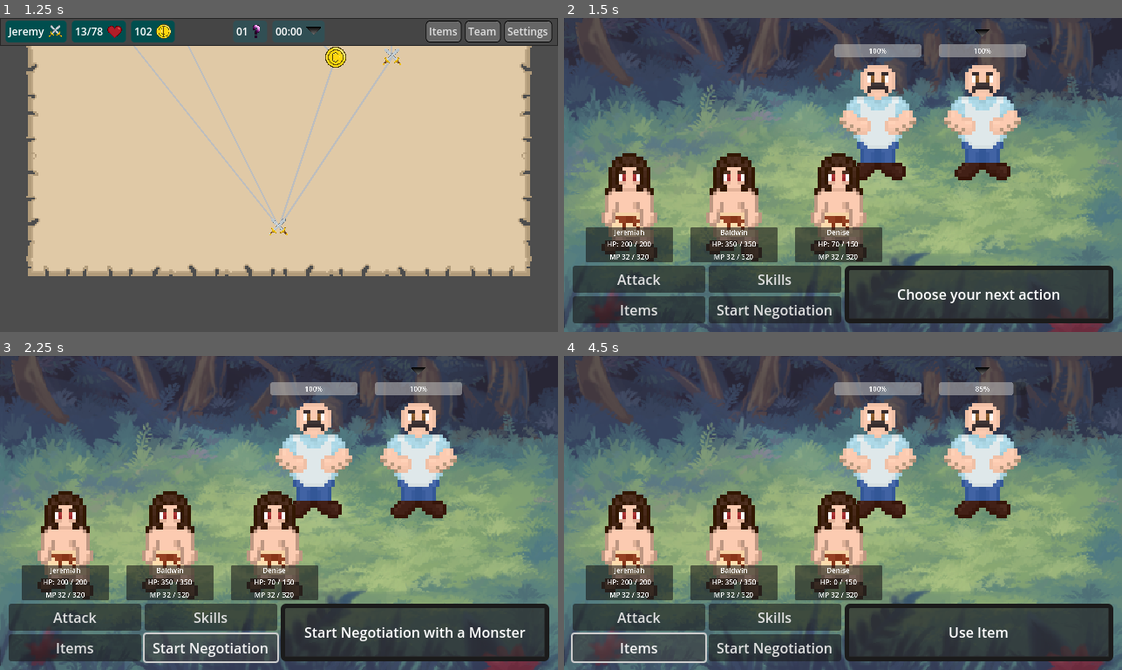
Above: before the commit, frames 1-4 (two rows, left to right).
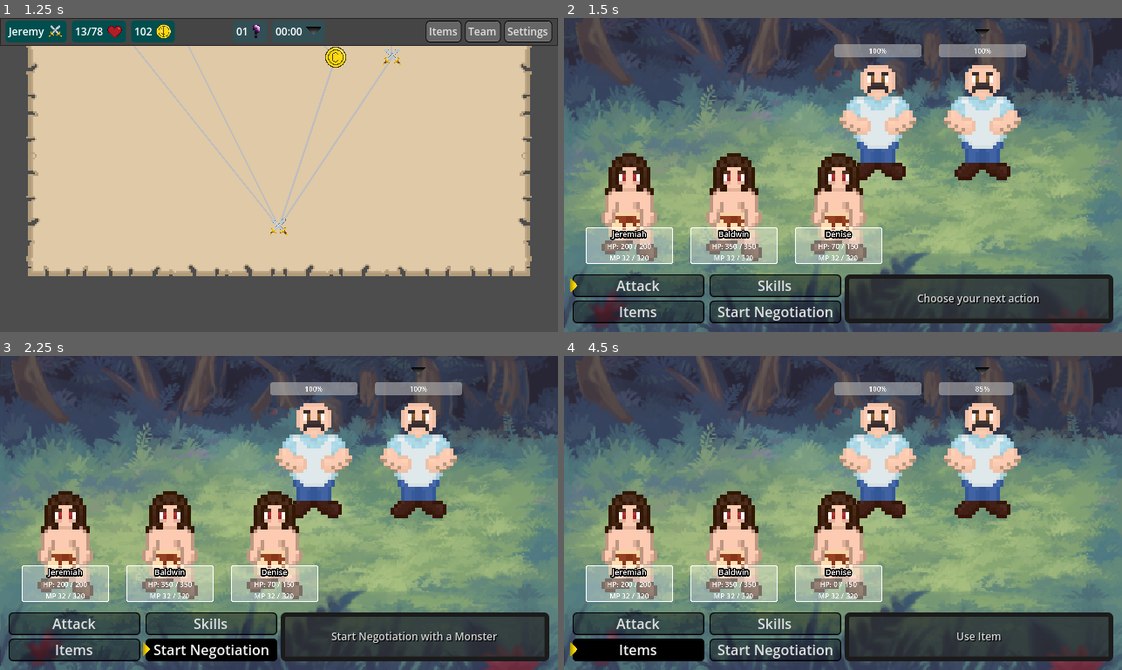
Above: after the commit, the same moments.

Repository: Willi-bot/GameProject
Game: Godot game, scene res://scenes/main_menu/main_menu.tscn
Same seed, same stepped clock (60 frames per second), same inputs: the game is played once before the commit and once after it.
Inputs (mouse positions are in pixels of both pictures, inside the frame that each line leads up to):
- Up to frame 1 (1.25 s): click "New Game" at 0.5 s
- Up to frame 2 (1.5 s): click (954, 55) at 1.27 s
- Up to frame 3 (2.25 s): click "Start Negotiation" at 2 s
- Up to frame 4 (4.5 s): click "Start Negotiation" at 2.75 s; click "Attack" at 3.5 s; click "Items" at 4.25 s

Frame 1 is identical in both runs. In frame 2, 12% of the frame differs, in the area x 1-99%, y 66-98%; in frame 3, 14%; in frame 4, 13%.
Error in both runs: Invalid assignment of property or key 'visible' with value of type 'bool' on a base object of type 'null instance'. (res://scenes/main_menu/main_menu.gd:10)

Commit message:
extend battle theme, ad select cursor

Diff:
--- a/gameproject/scenes/battle/BattleTheme.tres
+++ b/gameproject/scenes/battle/BattleTheme.tres
@@ -1,3 +1,45 @@
-[gd_resource type="Theme" format=3 uid="uid://b7xxgdb6l1oo8"]
+[gd_resource type="Theme" load_steps=4 format=3 uid="uid://b7xxgdb6l1oo8"]
+
+[sub_resource type="StyleBoxFlat" id="StyleBoxFlat_jxmxu"]
+bg_color = Color(0, 0, 0, 1)
+border_width_left = 1
+border_width_top = 1
+border_width_right = 1
+border_width_bottom = 1
+border_color = Color(0, 0, 0, 1)
+corner_radius_top_left = 4
+corner_radius_top_right = 4
+corner_radius_bottom_right = 4
+corner_radius_bottom_left = 4
+
+[sub_resource type="StyleBoxFlat" id="StyleBoxFlat_7qakj"]
+bg_color = Color(0, 0, 0, 0.588235)
+border_width_left = 1
+border_width_top = 1
+border_width_right = 1
+border_width_bottom = 1
+border_color = Color(0, 0, 0, 1)
+corner_radius_top_left = 4
+corner_radius_top_right = 4
+corner_radius_bottom_right = 4
+corner_radius_bottom_left = 4
+
+[sub_resource type="StyleBoxFlat" id="StyleBoxFlat_774t7"]
+bg_color = Color(0, 0, 0, 0.392157)
+border_width_left = 1
+border_width_top = 1
+border_width_right = 1
+border_width_bottom = 1
+border_color = Color(0, 0, 0, 1)
+corner_radius_top_left = 4
+corner_radius_top_right = 4
+corner_radius_bottom_right = 4
+corner_radius_bottom_left = 4
 
 [resource]
+Button/styles/focus = SubResource("StyleBoxFlat_jxmxu")
+Button/styles/hover = SubResource("StyleBoxFlat_7qakj")
+Button/styles/normal = SubResource("StyleBoxFlat_774t7")
+Label/colors/font_color = Color(0.821789, 0.821789, 0.821789, 1)
+Label/colors/font_shadow_color = Color(0, 0, 0, 0.843137)
+Label/font_sizes/font_size = 12
--- a/gameproject/scenes/battle/battle.tscn
+++ b/gameproject/scenes/battle/battle.tscn
@@ -1,9 +1,10 @@
-[gd_scene load_steps=7 format=3 uid="uid://ddcqmwgt0m5rv"]
+[gd_scene load_steps=8 format=3 uid="uid://ddcqmwgt0m5rv"]
 
 [ext_resource type="Script" path="res://scenes/battle/battle_manager.gd" id="1_a8f3l"]
 [ext_resource type="Theme" uid="uid://b7xxgdb6l1oo8" path="res://scenes/battle/BattleTheme.tres" id="2_7y84o"]
 [ext_resource type="Texture2D" uid="uid://w1gybd0e0wt7" path="res://imgs/Background.png" id="2_ygs6r"]
 [ext_resource type="Texture2D" uid="uid://c16f4sj5ycduf" path="res://imgs/target_icon.png" id="3_gv6ij"]
+[ext_resource type="Texture2D" uid="uid://bc6lonn54lwe7" path="res://imgs/select_cursor.png" id="4_70km2"]
 
 [sub_resource type="StyleBoxTexture" id="StyleBoxTexture_6e2ut"]
 texture = ExtResource("2_ygs6r")
@@ -39,6 +40,14 @@
 theme = ExtResource("2_7y84o")
 theme_override_styles/panel = SubResource("StyleBoxTexture_6e2ut")
 
+[node name="SelectIcon" type="TextureRect" parent="."]
+layout_mode = 1
+offset_right = 40.0
+offset_bottom = 40.0
+scale = Vector2(0.5, 0.5)
+texture = ExtResource("4_70km2")
+stretch_mode = 3
+
 [node name="TargetIcon" type="TextureRect" parent="."]
 z_index = 1
 layout_mode = 0
@@ -65,6 +74,7 @@
 [node name="ButtonBox" type="HBoxContainer" parent="MenuBox"]
 layout_mode = 2
 size_flags_horizontal = 3
+theme_override_constants/separation = 6
 
 [node name="LeftSide" type="VBoxContainer" parent="MenuBox/ButtonBox"]
 layout_mode = 2
@@ -73,11 +83,13 @@
 [node name="AttackButton" type="Button" parent="MenuBox/ButtonBox/LeftSide"]
 layout_mode = 2
 size_flags_vertical = 3
+theme = ExtResource("2_7y84o")
 text = "Attack"
 
 [node name="ItemButton" type="Button" parent="MenuBox/ButtonBox/LeftSide"]
 layout_mode = 2
 size_flags_vertical = 3
+theme = ExtResource("2_7y84o")
 text = "Items"
 
 [node name="RightSide" type="VBoxContainer" parent="MenuBox/ButtonBox"]
@@ -87,11 +99,13 @@
 [node name="SkillButton" type="Button" parent="MenuBox/ButtonBox/RightSide"]
 layout_mode = 2
 size_flags_vertical = 3
+theme = ExtResource("2_7y84o")
 text = "Skills"
 
 [node name="NegButton" type="Button" parent="MenuBox/ButtonBox/RightSide"]
 layout_mode = 2
 size_flags_vertical = 3
+theme = ExtResource("2_7y84o")
 text = "Start Negotiation"
 
 [node name="PanelContainer" type="PanelContainer" parent="MenuBox"]
@@ -102,6 +116,7 @@
 [node name="InfoText" type="Label" parent="MenuBox/PanelContainer"]
 layout_mode = 2
 size_flags_horizontal = 6
+theme = ExtResource("2_7y84o")
 text = "Choose your next action"
 
 [connection signal="mouse_entered" from="MenuBox/ButtonBox/LeftSide/AttackButton" to="." method="_on_attack_button_mouse_entered"]
--- a/gameproject/scenes/battle/battle_manager.gd
+++ b/gameproject/scenes/battle/battle_manager.gd
@@ -1,5 +1,7 @@
 extends Control
 
+@onready var menu_box: HBoxContainer = $MenuBox
+@onready var button_box: HBoxContainer = $MenuBox/ButtonBox
 @onready var attack_button : Button = $MenuBox/ButtonBox/LeftSide/AttackButton
 @onready var skill_button : Button = $MenuBox/ButtonBox/RightSide/SkillButton
 @onready var item_button : Button = $MenuBox/ButtonBox/LeftSide/ItemButton
@@ -7,6 +9,7 @@
 
 @onready var info_text : Label = $MenuBox/PanelContainer/InfoText
 
+@onready var select_icon: TextureRect = $SelectIcon
 @onready var target_icon : TextureRect = $TargetIcon
 
 var player_scene = preload("res://scenes/entities/player_entity.tscn")
@@ -61,13 +64,14 @@
 		e.target_enemy.connect(_choose_target)
 
 	# position target cursor
-	var target_position = enemy_battlers[selected_target].position
 	var icon_scale = enemy_battlers[selected_target].scale
-	target_icon.scale = icon_scale
-	target_icon.position = target_position
+	target_icon.scale = enemy_battlers[selected_target].scale
+	target_icon.position =  enemy_battlers[selected_target].position
 	var y_offset = enemy_battlers[selected_target].get_node("CharacterSprite").texture_normal.get_height() / 2
 	target_icon.position.y -= (2 * y_offset / 1.3) * icon_scale.y
 
+	# select target cursor
+	adjust_select_icon(attack_button)
 
 	current_turn = all_battlers[current_turn_idx]
 	_update_turn()
@@ -184,8 +188,10 @@
 func _update_turn() -> void:
 	if current_turn.entity.type == BaseEntity.EntityType.PLAYER:
 		attack_button.show()
+		select_icon.show()
 	else:
 		attack_button.hide()
+		select_icon.hide()
 
 	current_turn.start_turn()
 
@@ -194,8 +200,18 @@
 	return false
 
 
+func adjust_select_icon(button: Button) -> void:
+		# Position selection cursor
+	select_icon.global_position = button.global_position
+	select_icon.z_index = 1000
+
+	select_icon.position.y += (select_icon.size.y * select_icon.scale.y) / 8
+	select_icon	.position.x -= (select_icon.size.x * select_icon.scale.x) / 4
+
+
 func _on_attack_button_mouse_entered() -> void:
 	info_text.text = "Attack the target"
+	adjust_select_icon(attack_button)
 
 
 func _on_attack_button_mouse_exited() -> void:
@@ -204,6 +220,7 @@
 
 func _on_skill_button_mouse_entered() -> void:
 	info_text.text = "Use a Skill"
+	adjust_select_icon(skill_button)
 
 
 func _on_skill_button_mouse_exited() -> void:
@@ -212,6 +229,7 @@
 
 func _on_item_button_mouse_entered() -> void:
 	info_text.text = "Use Item"
+	adjust_select_icon(item_button)
 
 
 func _on_item_button_mouse_exited() -> void:
@@ -220,6 +238,7 @@
 
 func _on_neg_button_mouse_entered() -> void:
 	info_text.text = "Start Negotiation with a Monster"
+	adjust_select_icon(neg_button)
 
 
 func _on_neg_button_mouse_exited() -> void:
--- a/gameproject/scenes/entities/enemy_entity.tscn
+++ b/gameproject/scenes/entities/enemy_entity.tscn
@@ -2,6 +2,7 @@
 
 [ext_resource type="Script" path="res://scenes/entities/enemy_entity.gd" id="1_nhv1i"]
 [ext_resource type="Script" path="res://scenes/entities/base_entity.gd" id="2_7b6xd"]
+[ext_resource type="Texture2D" uid="uid://87tml07ye78n" path="res://imgs/enemy.png" id="3_3fv5r"]
 
 [sub_resource type="Resource" id="Resource_efdqj"]
 script = ExtResource("2_7b6xd")
@@ -11,8 +12,6 @@
 current_hp = 0
 damage = 0
 agility = 0
-
-[sub_resource type="ImageTexture" id="ImageTexture_xr0jc"]
 
 [node name="EnemyEntity" type="Node2D" groups=["EnemyEntity"]]
 scale = Vector2(0.5, 0.5)
@@ -31,7 +30,7 @@
 offset_bottom = 132.0
 grow_horizontal = 2
 grow_vertical = 2
-texture_normal = SubResource("ImageTexture_xr0jc")
+texture_normal = ExtResource("3_3fv5r")
 
 [node name="HealthBar" type="ProgressBar" parent="."]
 custom_minimum_size = Vector2(200, 0)
--- a/gameproject/scenes/entities/player_entity.tscn
+++ b/gameproject/scenes/entities/player_entity.tscn
@@ -1,7 +1,8 @@
-[gd_scene load_steps=5 format=3 uid="uid://bxpubv3qnx3eu"]
+[gd_scene load_steps=6 format=3 uid="uid://bxpubv3qnx3eu"]
 
 [ext_resource type="Script" path="res://scenes/entities/player_entity.gd" id="1_xpavd"]
 [ext_resource type="Script" path="res://scenes/entities/base_entity.gd" id="2_lmvf7"]
+[ext_resource type="Texture2D" uid="uid://12477ptjebh6" path="res://imgs/player.png" id="3_v2alm"]
 
 [sub_resource type="Resource" id="Resource_4c661"]
 script = ExtResource("2_lmvf7")
@@ -12,7 +13,17 @@
 damage = 0
 agility = 0
 
-[sub_resource type="ImageTexture" id="ImageTexture_grogb"]
+[sub_resource type="StyleBoxFlat" id="StyleBoxFlat_efpqj"]
+bg_color = Color(1, 1, 1, 0.329412)
+border_width_left = 2
+border_width_top = 2
+border_width_right = 2
+border_width_bottom = 2
+border_color = Color(1, 1, 1, 1)
+corner_radius_top_left = 4
+corner_radius_top_right = 4
+corner_radius_bottom_right = 4
+corner_radius_bottom_left = 4
 
 [node name="PlayerEntity" type="Node2D" groups=["PlayerEntity"]]
 scale = Vector2(0.5, 0.5)
@@ -20,13 +31,14 @@
 entity = SubResource("Resource_4c661")
 
 [node name="CharacterSprite" type="Sprite2D" parent="."]
-texture = SubResource("ImageTexture_grogb")
+texture = ExtResource("3_v2alm")
 
 [node name="PanelContainer" type="PanelContainer" parent="."]
 offset_left = -100.0
 offset_top = 50.0
 offset_right = 100.0
 offset_bottom = 130.0
+theme_override_styles/panel = SubResource("StyleBoxFlat_efpqj")
 
 [node name="PlayerInfo" type="VBoxContainer" parent="PanelContainer"]
 layout_mode = 2
@@ -35,6 +47,9 @@
 
 [node name="Name" type="Label" parent="PanelContainer/PlayerInfo"]
 layout_mode = 2
+theme_override_constants/line_spacing = 12
+theme_override_constants/outline_size = 12
+theme_override_font_sizes/font_size = 18
 text = "Jeremiah"
 horizontal_alignment = 1
 vertical_alignment = 1
Binary file added: gameproject/imgs/select_cursor.png
Not shown, added: gameproject/imgs/select_cursor.png.import
Not shown, added: Sprites/select_cursor.xcf
